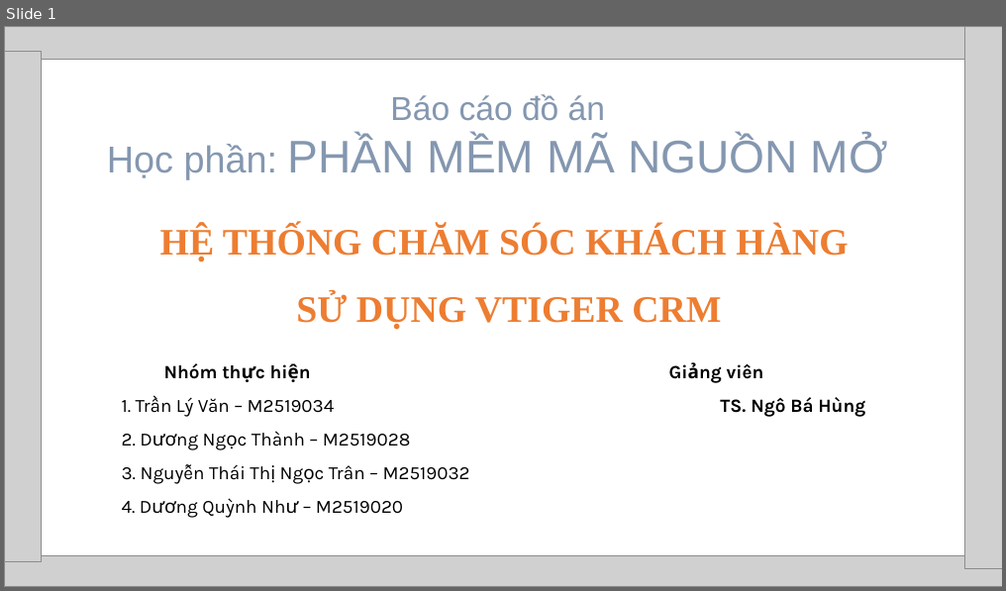
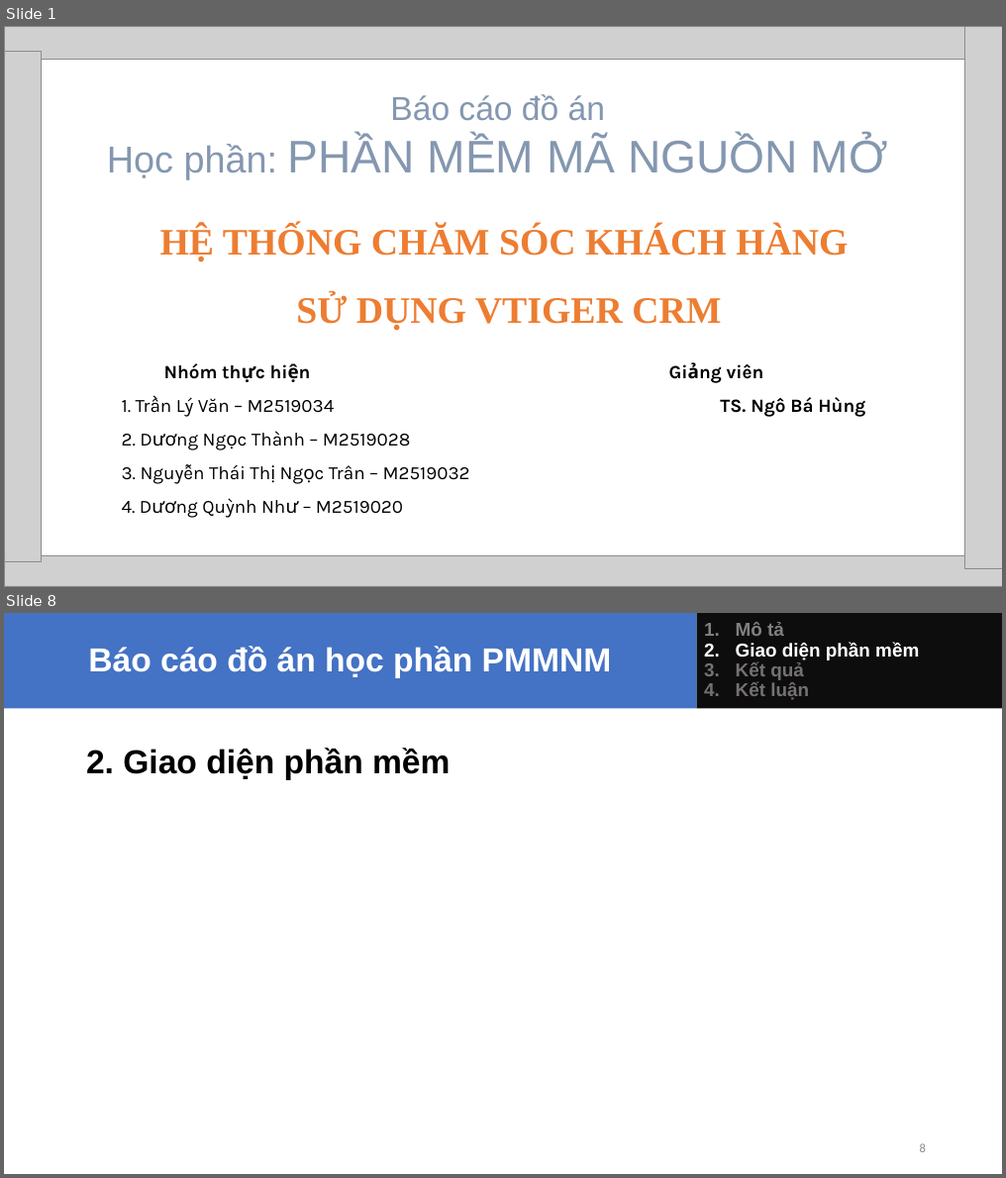
Before and after one commit to tranlyvan/CTH604_Nhom2_CRM, a slide deck: BaoCao/Bao cao Nhom (PMNM).pptx. Shown one above the other, each under a label of ours: slide 1 before the commit, slides 1 and 8 after it; the slides between them are not shown. The pictures are 1006x591 and 1006x1178 pixels, drawn with LibreOffice and Linux fonts; fonts in the diff are those of the drawing; grey boxes stand for pictures. Boxes give left, top, right and bottom in pixels: in the first picture for what was removed or moved away, otherwise in the second. Text is boxed around its words. In the diff, an @@ line names an element or a change of style, - is before the commit and + after.

```diff
--- a/BaoCao/Bao cao Nhom (PMNM).pptx
+++ b/BaoCao/Bao cao Nhom (PMNM).pptx
@@ slide 8 added at <box>4,613,1002,1174</box>, background #FFFFFF @@
@@ rectangle added at <box>4,613,696,709</box>, fill #4472C4, 32 pt, text #FFFFFF, bold @@
+Báo cáo đồ án học phần PMMNM
@@ rectangle added at <box>697,613,1002,709</box>, fill #0D0D0D, 18 pt, text #FFFFFF, bold @@
+1. Mô tả
+2. Giao diện phần mềm
+3. Kết quả
+4. Kết luận
@@ text added at <box>86,748,450,780</box>, 32 pt, text #000000, bold @@
+2. Giao diện phần mềm
@@ page number added at <box>920,1144,926,1153</box>, 12 pt, text #8B8B8B @@
+8
```
Also in this commit, not shown: 9 other slides added.
